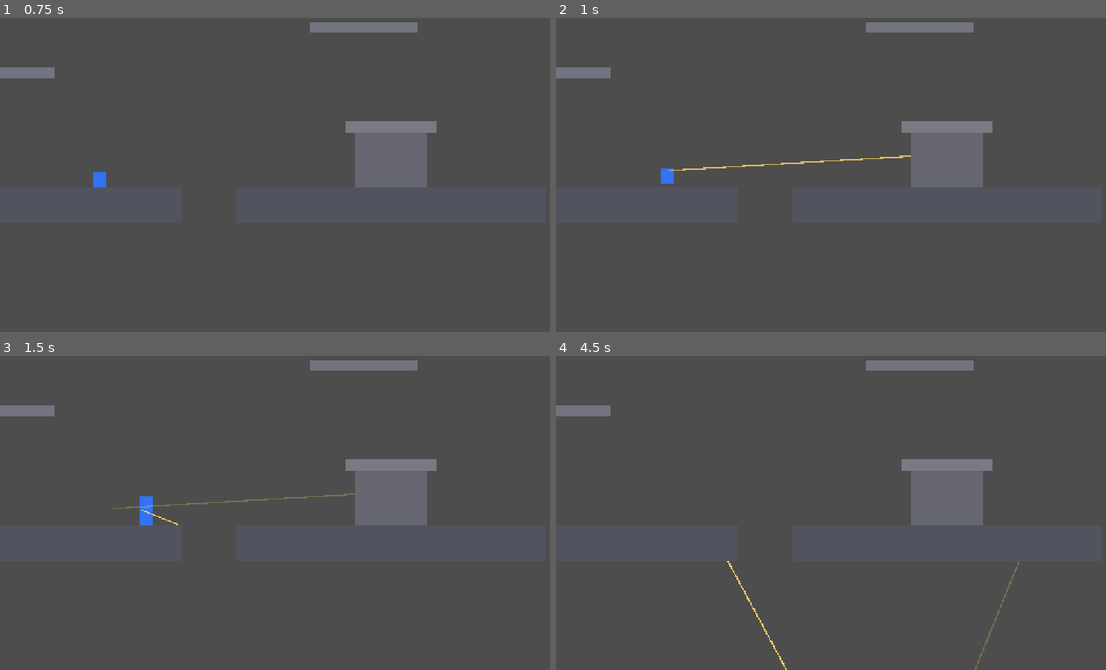
Above: before the commit, frames 1-4 (two rows, left to right).
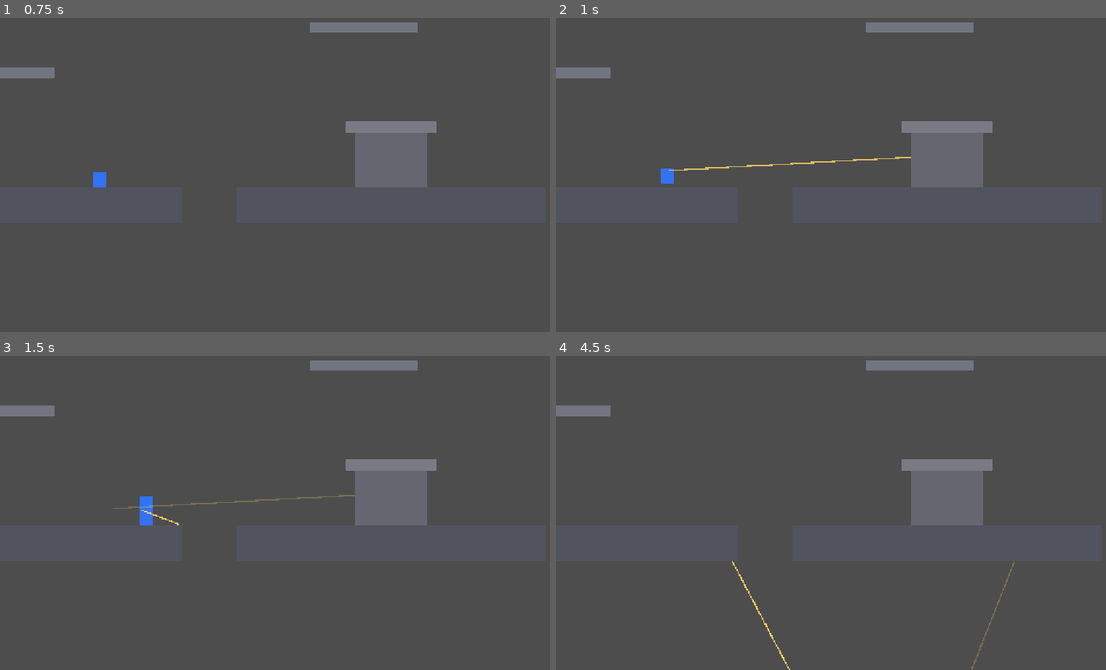
Above: after the commit, the same moments.

Repository: techafreshh/jetpack
Game: Godot game, scene res://scenes/match.tscn
The game is run twice, just before and just after one commit, with the same random seed, the same clock (stepped at 60 frames per second) and the same inputs. This scene is started directly instead of the project's main scene.
Inputs (mouse positions are in pixels of both pictures, inside the frame that each line leads up to):
- Up to frame 1 (0.75 s): tap Enter at 0.5 s; move the mouse to (418, 153) at 0.52 s; hold D (move_right) from 0.53 s (still down); hold S (crouch) from 0.53 s (still down)
- Up to frame 2 (1 s): keep holding D (move_right); keep holding S (crouch); tap W at 0.77 s; click (974, 153) at 0.8 s
- Up to frame 3 (1.5 s): keep holding D (move_right); move the mouse to (176, 522) at 1.27 s; release S (crouch) at 1.28 s; click (176, 522) at 1.35 s
- Up to frame 4 (4.5 s): tap W at 1.52, 3.02, 3.77 s; tap S (crouch) at 1.55, 3.05, 4.35 s; move the mouse to (902, 434) at 2.02 s; release D (move_right) at 2.03 s; hold A (move_left) 2.03-2.78 s; hold S (crouch) 2.03-2.78 s; click (902, 434) at 2.3 s; move the mouse to (820, 572) at 2.77 s; hold D (move_right) 2.78-4.28 s; click (820, 572) at 2.85 s; move the mouse to (1023, 556) at 3.52 s; hold Space (fly) 3.53-4.28 s; click (1023, 556) at 3.8 s; move the mouse to (671, 456) at 4.27 s; hold A (move_left) from 4.28 s (still down); click (671, 456) at 4.42 s

Frame 1 is identical in both runs. In frame 2, 0.1% of the frame differs, in the area x 23-65%, y 43-49%; in frame 3, 0.2%; in frame 4, 0.4%, in the area x 31-85%, y 65-100%.

Commit message:
Issue #6: data-driven WeaponResource plus three weapons
Add WeaponResource (damage, fire_rate, spread, mag/reserve, projectile
enum, zoom) with ranger_ar, scatter, longbow .tres files, and a generic
weapon.gd driver (equip/can_fire/consume/reload/get_zoom, pellet ray
loop, tracers). Soldier default-equips ranger_ar. Remove hitscan.gd
prototype stub per #5 reconciliation. Add test_weapons.gd headless
proof.

Diff:
--- /dev/null
+++ b/jetpack/resources/weapons/longbow.tres
@@ -0,0 +1,16 @@
+[gd_resource type="Resource" script_class="WeaponResource" load_steps=2 format=3]
+
+[ext_resource type="Script" path="res://scripts/weapons/weapon_resource.gd" id="1"]
+
+[resource]
+script=ExtResource("1")
+display_name="Longbow"
+damage=50.0
+fire_rate=0.8
+spread_deg=0.4
+mag_size=5
+reserve=15
+projectile=0
+pellet_count=1
+zoom=2.5
+range=2000.0
--- /dev/null
+++ b/jetpack/resources/weapons/ranger_ar.tres
@@ -0,0 +1,16 @@
+[gd_resource type="Resource" script_class="WeaponResource" load_steps=2 format=3]
+
+[ext_resource type="Script" path="res://scripts/weapons/weapon_resource.gd" id="1"]
+
+[resource]
+script=ExtResource("1")
+display_name="Ranger AR"
+damage=12.0
+fire_rate=10.0
+spread_deg=2.0
+mag_size=30
+reserve=90
+projectile=0
+pellet_count=1
+zoom=1.0
+range=1200.0
--- /dev/null
+++ b/jetpack/resources/weapons/scatter.tres
@@ -0,0 +1,16 @@
+[gd_resource type="Resource" script_class="WeaponResource" load_steps=2 format=3]
+
+[ext_resource type="Script" path="res://scripts/weapons/weapon_resource.gd" id="1"]
+
+[resource]
+script=ExtResource("1")
+display_name="Scatter"
+damage=5.0
+fire_rate=1.1
+spread_deg=12.0
+mag_size=6
+reserve=24
+projectile=1
+pellet_count=8
+zoom=1.0
+range=500.0
--- a/jetpack/scenes/soldier.tscn
+++ b/jetpack/scenes/soldier.tscn
@@ -1,7 +1,8 @@
-[gd_scene load_steps=4 format=3]
+[gd_scene load_steps=5 format=3]
 
 [ext_resource type="Script" path="res://scripts/soldier.gd" id="1"]
-[ext_resource type="Script" path="res://scripts/weapons/hitscan.gd" id="2"]
+[ext_resource type="Script" path="res://scripts/weapons/weapon.gd" id="2"]
+[ext_resource type="Resource" path="res://resources/weapons/ranger_ar.tres" id="3"]
 
 [sub_resource type="RectangleShape2D" id="RectangleShape2D_body"]
 size = Vector2(28, 64)
@@ -25,6 +26,7 @@
 
 [node name="Weapon" type="Node2D" parent="."]
 script = ExtResource("2")
+stats = ExtResource("3")
 
 [node name="Muzzle" type="Marker2D" parent="Weapon"]
 position = Vector2(20, -32)
--- a/jetpack/scripts/weapons/hitscan.gd
+++ /dev/null
@@ -1,80 +0,0 @@
-extends Node2D
-## Prototype hitscan AR: mouse-aim raycast fired on the fixed physics tick at
-## 10 rps, duck-typed damage via take_damage, and one fading Line2D tracer per
-## shot for tuning read. Tunables mirror the soldier export style.
-
-@export_group("Weapon")
-@export var damage := 12.0
-@export var fire_rate := 10.0
-@export var range := 1200.0
-@export var tracer_lifetime := 0.9
-
-var _cooldown := 0.0
-
-@onready var _muzzle: Marker2D = get_node_or_null("Muzzle") as Marker2D
-
-
-func _ready() -> void:
-	_ensure_fire_action()
-
-
-func _physics_process(delta: float) -> void:
-	_cooldown -= delta
-	if Input.is_action_pressed("fire") and _cooldown <= 0.0:
-		_cooldown = 1.0 / fire_rate
-		_fire()
-
-
-func _fire() -> void:
-	var from := global_position
-	if _muzzle != null:
-		from = _muzzle.global_position
-	elif has_node("Muzzle"):
-		from = (get_node("Muzzle") as Marker2D).global_position
-	var to_mouse := get_global_mouse_position()
-	var dir := to_mouse - from
-	if dir.length() < 1.0:
-		dir = Vector2.RIGHT
-	else:
-		dir = dir.normalized()
-	var end := from + dir * range
-	var space := get_world_2d().direct_space_state
-	var query := PhysicsRayQueryParameters2D.create(from, end)
-	var parent := get_parent()
-	if parent is CollisionObject2D:
-		query.exclude = [(parent as CollisionObject2D).get_rid()]
-	var hit := space.intersect_ray(query)
-	if not hit.is_empty():
-		end = hit["position"]
-		var collider := hit.get("collider") as Object
-		if collider != null and collider.has_method("take_damage"):
-			collider.call("take_damage", damage)
-	_spawn_tracer(from, end)
-
-
-func _spawn_tracer(a: Vector2, b: Vector2) -> void:
-	var tracer := Line2D.new()
-	tracer.top_level = true
-	tracer.width = 3.0
-	tracer.default_color = Color(1.0, 0.85, 0.4, 1.0)
-	add_child(tracer)
-	tracer.global_position = Vector2.ZERO
-	tracer.add_point(a)
-	tracer.add_point(b)
-	var tween := tracer.create_tween()
-	tween.tween_property(tracer, "modulate:a", 0.0, tracer_lifetime)
-	tween.tween_callback(tracer.queue_free)
-
-
-func _ensure_fire_action() -> void:
-	if not InputMap.has_action("fire"):
-		InputMap.add_action("fire")
-	var exists := false
-	for ev in InputMap.action_get_events("fire"):
-		if ev is InputEventMouseButton and (ev as InputEventMouseButton).button_index == MOUSE_BUTTON_LEFT:
-			exists = true
-			break
-	if not exists:
-		var press := InputEventMouseButton.new()
-		press.button_index = MOUSE_BUTTON_LEFT
-		InputMap.action_add_event("fire", press)
--- /dev/null
+++ b/jetpack/scripts/weapons/weapon.gd
@@ -0,0 +1,148 @@
+extends Node2D
+## Generic data-driven gun driver: every number comes from the `stats`
+## resource (cooldown from fire_rate, cone from spread_deg, pellet loop from
+## pellet_count, ammo from mag_size/reserve, scope from zoom). Pellet kind
+## means N hitscan rays in one trigger pull; no per-gun branches live here.
+
+@export var stats: WeaponResource
+@export var tracer_lifetime := 0.9
+
+var ammo: int = 0
+var reserve_left: int = 0
+
+var _cooldown := 0.0
+
+@onready var _muzzle: Marker2D = get_node_or_null("Muzzle") as Marker2D
+
+
+func _ready() -> void:
+	_ensure_fire_action()
+	if stats != null and ammo <= 0 and reserve_left <= 0:
+		ammo = stats.mag_size
+		reserve_left = stats.reserve
+
+
+func equip(r: WeaponResource) -> void:
+	stats = r
+	_cooldown = 0.0
+	if stats == null:
+		ammo = 0
+		reserve_left = 0
+		return
+	ammo = stats.mag_size
+	reserve_left = stats.reserve
+
+
+func can_fire() -> bool:
+	if stats == null:
+		return false
+	if ammo <= 0:
+		return false
+	return _cooldown <= 0.0
+
+
+func consume_shot() -> bool:
+	if stats == null:
+		return false
+	if ammo <= 0:
+		return false
+	ammo -= 1
+	return true
+
+
+func reload() -> bool:
+	if stats == null:
+		return false
+	if reserve_left <= 0:
+		return false
+	if ammo >= stats.mag_size:
+		return false
+	var need: int = stats.mag_size - ammo
+	var take: int = mini(need, reserve_left)
+	ammo += take
+	reserve_left -= take
+	return true
+
+
+func get_zoom() -> float:
+	if stats == null:
+		return 1.0
+	return stats.zoom
+
+
+func _physics_process(delta: float) -> void:
+	_cooldown -= delta
+	if stats == null:
+		return
+	if Input.is_action_pressed("fire") and can_fire():
+		var rate: float = stats.fire_rate
+		if rate <= 0.0:
+			rate = 1.0
+		_cooldown = 1.0 / rate
+		if consume_shot():
+			_fire()
+
+
+func _fire() -> void:
+	if stats == null:
+		return
+	var from := global_position
+	if _muzzle != null:
+		from = _muzzle.global_position
+	elif has_node("Muzzle"):
+		from = (get_node("Muzzle") as Marker2D).global_position
+	var to_mouse := get_global_mouse_position()
+	var base := to_mouse - from
+	if base.length() < 1.0:
+		base = Vector2.RIGHT
+	else:
+		base = base.normalized()
+	var count: int = maxi(1, stats.pellet_count)
+	for i in count:
+		var ang := deg_to_rad(randf_range(-stats.spread_deg * 0.5, stats.spread_deg * 0.5))
+		var dir := base.rotated(ang)
+		_fire_ray(from, dir)
+
+
+func _fire_ray(from: Vector2, dir: Vector2) -> void:
+	var end := from + dir * stats.range
+	var space := get_world_2d().direct_space_state
+	var query := PhysicsRayQueryParameters2D.create(from, end)
+	var parent := get_parent()
+	if parent is CollisionObject2D:
+		query.exclude = [(parent as CollisionObject2D).get_rid()]
+	var hit := space.intersect_ray(query)
+	if not hit.is_empty():
+		end = hit["position"]
+		var collider := hit.get("collider") as Object
+		if collider != null and collider.has_method("take_damage"):
+			collider.call("take_damage", stats.damage)
+	_spawn_tracer(from, end)
+
+
+func _spawn_tracer(a: Vector2, b: Vector2) -> void:
+	var tracer := Line2D.new()
+	tracer.top_level = true
+	tracer.width = 3.0
+	tracer.default_color = Color(1.0, 0.85, 0.4, 1.0)
+	add_child(tracer)
+	tracer.global_position = Vector2.ZERO
+	tracer.add_point(a)
+	tracer.add_point(b)
+	var tween := tracer.create_tween()
+	tween.tween_property(tracer, "modulate:a", 0.0, tracer_lifetime)
+	tween.tween_callback(tracer.queue_free)
+
+
+func _ensure_fire_action() -> void:
+	if not InputMap.has_action("fire"):
+		InputMap.add_action("fire")
+	var exists := false
+	for ev in InputMap.action_get_events("fire"):
+		if ev is InputEventMouseButton and (ev as InputEventMouseButton).button_index == MOUSE_BUTTON_LEFT:
+			exists = true
+			break
+	if not exists:
+		var press := InputEventMouseButton.new()
+		press.button_index = MOUSE_BUTTON_LEFT
+		InputMap.action_add_event("fire", press)
--- /dev/null
+++ b/jetpack/scripts/weapons/weapon_resource.gd
@@ -0,0 +1,22 @@
+class_name WeaponResource
+extends Resource
+## Data-driven gun stats: every tunable a weapon needs lives here so adding
+## a gun is a file drop. One generic driver reads these fields at runtime.
+
+enum ProjectileKind { HITSCAN, PELLET }
+
+@export_group("Identity")
+@export var display_name: String = ""
+@export_group("Fire")
+@export var damage: float = 10.0
+@export var fire_rate: float = 5.0
+@export var spread_deg: float = 2.0
+@export var range: float = 1000.0
+@export_group("Ammo")
+@export var mag_size: int = 10
+@export var reserve: int = 30
+@export_group("Shot")
+@export var projectile: ProjectileKind = ProjectileKind.HITSCAN
+@export var pellet_count: int = 1
+@export_group("Optics")
+@export var zoom: float = 1.0
--- /dev/null
+++ b/jetpack/tests/test_weapons.gd
@@ -0,0 +1,128 @@
+extends SceneTree
+## Headless behavior tests for data-driven weapons: .tres values load
+## parsed-correct, ammo/reload math and zoom hold per gun, and weapon
+## scripts carry no per-gun name branches.
+## Run: godot --headless --path jetpack --script res://tests/test_weapons.gd
+
+var passed := 0
+var failed := 0
+
+
+func _initialize() -> void:
+	await run_tests()
+	print("Results: %d passed, %d failed" % [passed, failed])
+	quit(1 if failed > 0 else 0)
+
+
+func check(cond: bool, label: String) -> void:
+	if cond:
+		passed += 1
+	else:
+		failed += 1
+		push_error("FAIL " + label)
+
+
+func check_close(actual: float, expected: float, tol: float, label: String) -> void:
+	check(absf(actual - expected) <= tol, "%s (expected ~%f, got %f)" % [label, expected, actual])
+
+
+func wait_physics(n: int) -> void:
+	for i in n:
+		await physics_frame
+
+
+func make_weapon():
+	var scr := load("res://scripts/weapons/weapon.gd") as Script
+	check(scr != null, "weapon.gd loads as Script")
+	if scr == null:
+		return null
+	return scr.new()
+
+
+func run_tests() -> void:
+	await process_frame
+
+	# (a) Resource values load parsed-correct.
+	var ranger := load("res://resources/weapons/ranger_ar.tres") as WeaponResource
+	var scatter := load("res://resources/weapons/scatter.tres") as WeaponResource
+	var longbow := load("res://resources/weapons/longbow.tres") as WeaponResource
+	check(ranger != null, "ranger_ar.tres loads as WeaponResource")
+	check(scatter != null, "scatter.tres loads as WeaponResource")
+	check(longbow != null, "longbow.tres loads as WeaponResource")
+	if ranger == null or scatter == null or longbow == null:
+		return
+	check(String(ranger.get("display_name")) != "", "ranger display_name non-empty")
+	check(String(scatter.get("display_name")) != "", "scatter display_name non-empty")
+	check(String(longbow.get("display_name")) != "", "longbow display_name non-empty")
+	check(int(ranger.get("mag_size")) == 30, "ranger mag_size == 30")
+	check(int(scatter.get("pellet_count")) == 8, "scatter pellet_count == 8")
+	check_close(float(longbow.get("zoom")), 2.5, 0.001, "longbow zoom == 2.5")
+	check(int(scatter.get("projectile")) == 1, "scatter projectile is pellet kind")
+	check(int(ranger.get("projectile")) == 0, "ranger projectile is hitscan kind")
+
+	# (b) Ammo/reload math and zoom per gun through the generic driver.
+	var cases := [ranger, scatter, longbow]
+	var zooms := [1.0, 1.0, 2.5]
+	for i in cases.size():
+		var res: WeaponResource = cases[i]
+		var w = make_weapon()
+		if w == null:
+			return
+		w.call("equip", res)
+		check_close(float(w.call("get_zoom")), float(zooms[i]), 0.001, "get_zoom matches stats")
+		check(int(w.get("ammo")) == int(res.get("mag_size")), "equip fills mag")
+		check(int(w.get("reserve_left")) == int(res.get("reserve")), "equip fills reserve")
+		check(bool(w.call("can_fire")), "fresh mag can_fire")
+		var mag: int = int(res.get("mag_size"))
+		for s in mag:
+			check(bool(w.call("consume_shot")), "consume_shot succeeds while ammo lasts")
+		check(int(w.get("ammo")) == 0, "consume_shot drains mag to empty")
+		check(not bool(w.call("consume_shot")), "consume_shot fails when empty")
+		check(not bool(w.call("can_fire")), "empty mag cannot fire")
+		var reserve_before: int = int(w.get("reserve_left"))
+		check(bool(w.call("reload")), "reload succeeds with reserve")
+		check(int(w.get("ammo")) == mag, "reload refills mag")
+		check(int(w.get("reserve_left")) == reserve_before - mag, "reload transfers from reserve")
+		check(bool(w.call("can_fire")), "refilled mag can_fire")
+		check(not bool(w.call("reload")), "reload fails when mag full")
+		w.free()
+
+	# Null-stats driver no-ops safely.
+	var bare = make_weapon()
+	if bare != null:
+		check(not bool(bare.call("can_fire")), "null stats cannot fire")
+		check(not bool(bare.call("consume_shot")), "null stats consume fails")
+		check(not bool(bare.call("reload")), "null stats reload fails")
+		check_close(float(bare.call("get_zoom")), 1.0, 0.001, "null stats zoom is 1.0")
+		bare.free()
+
+	# (c) No per-gun name branches in weapon scripts.
+	var names := ["Ranger", "Scatter", "Longbow"]
+	for path in ["res://scripts/weapons/weapon.gd", "res://scripts/weapons/weapon_resource.gd"]:
+		var fa := FileAccess.open(path, FileAccess.READ)
+		check(fa != null, "%s readable" % path)
+		if fa == null:
+			continue
+		var text := fa.get_as_text()
+		fa.close()
+		for n in names:
+			check(not text.contains(n), "%s has no %s branch" % [path.get_file(), n])
+
+	# (d) Default-equip path is live: soldier spawns with a Weapon on ranger data.
+	var packed := load("res://scenes/soldier.tscn") as PackedScene
+	check(packed != null, "soldier.tscn loads as PackedScene")
+	if packed != null:
+		var soldier := packed.instantiate() as CharacterBody2D
+		check(soldier != null, "soldier.tscn instantiates CharacterBody2D")
+		if soldier != null:
+			root.add_child(soldier)
+			await process_frame
+			await process_frame
+			var weapon = soldier.get_node_or_null("Weapon")
+			check(weapon != null, "soldier has Weapon child")
+			if weapon != null:
+				check(weapon.get("stats") != null, "default Weapon has stats equipped")
+				if weapon.get("stats") != null:
+					check(int(weapon.get("stats").get("mag_size")) == 30, "default Weapon is ranger data")
+			soldier.queue_free()
+			await process_frame
Not shown, removed: jetpack/scripts/weapons/hitscan.gd.uid
Not shown, added: jetpack/scripts/weapons/weapon.gd.uid
Not shown, added: jetpack/scripts/weapons/weapon_resource.gd.uid
Not shown, added: jetpack/tests/test_weapons.gd.uid
